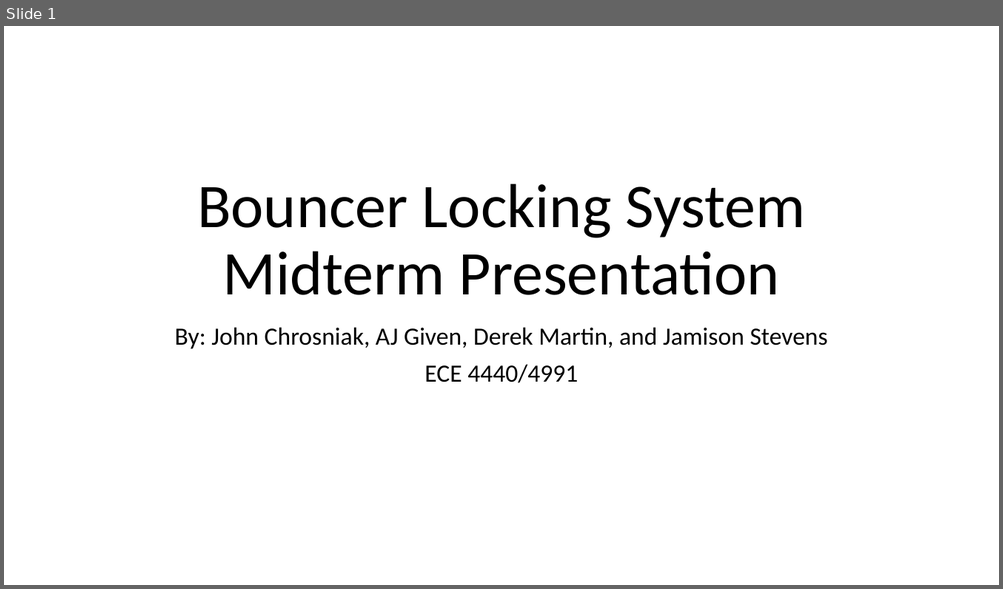
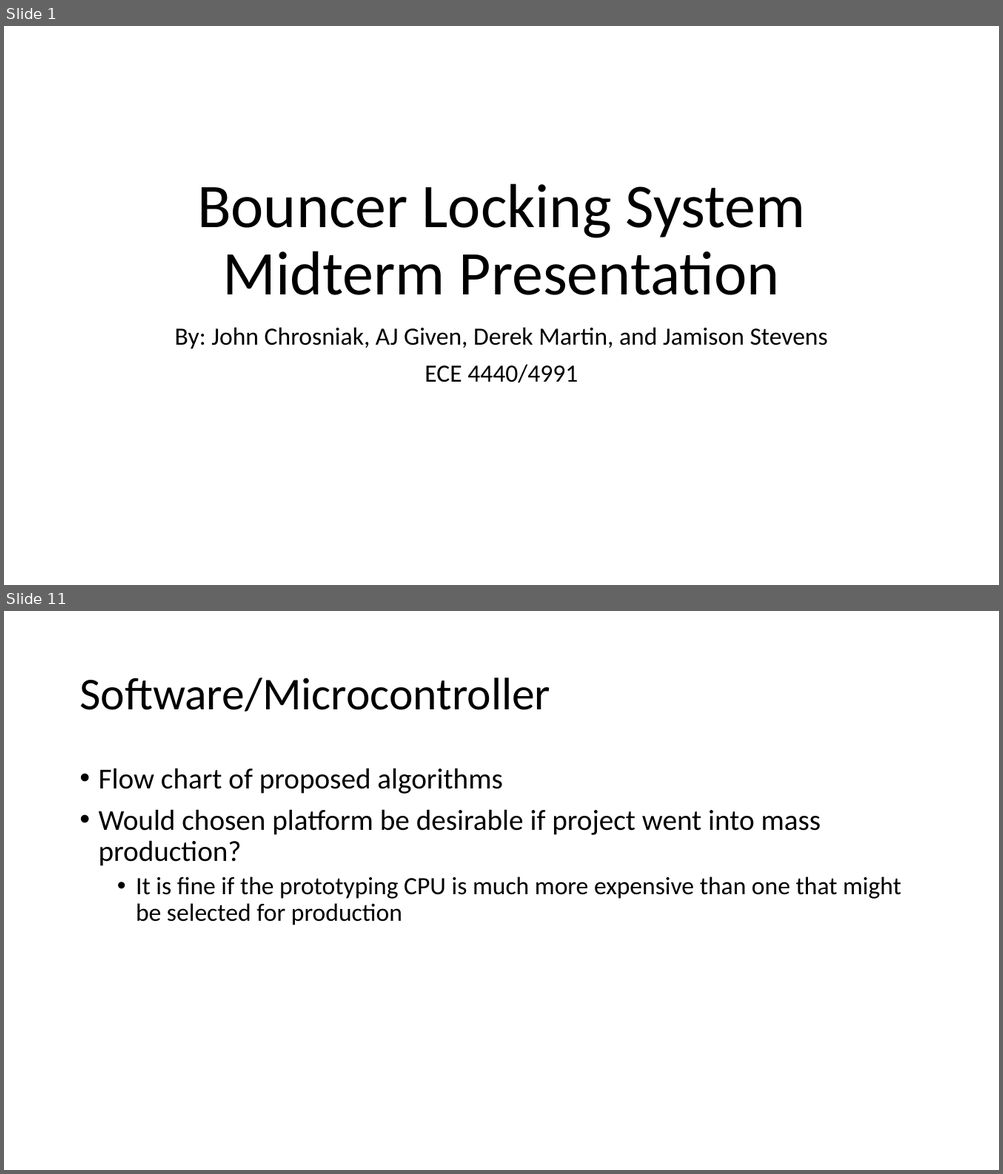
Before and after one commit to You-Underestimate-Our-Powell/Presentations, a slide deck: Bouncer Locking System Midterm Presentation.pptx. Shown one above the other, each under a label of ours: slide 1 before the commit, slides 1 and 11 after it; the slides between them are not shown. The pictures are 1003x589 and 1003x1174 pixels, drawn with LibreOffice and Linux fonts; fonts in the diff are those of the drawing. Boxes give left, top, right and bottom in pixels: in the first picture for what was removed or moved away, otherwise in the second. Text is boxed around its words. In the diff, an @@ line names an element or a change of style, - is before the commit and + after.

```diff
--- a/Bouncer Locking System Midterm Presentation.pptx
+++ b/Bouncer Locking System Midterm Presentation.pptx
@@ slide 11 added at [4,611,999,1170], background #FFFFFF @@
@@ title added at [79,678,550,712], 44 pt, text #000000 @@
+Software/Microcontroller
@@ text added at [99,768,901,925], 28 pt, text #000000 @@
+• Flow chart of proposed algorithms
+• Would chosen platform be desirable if project went into mass production?
+  • It is fine if the prototyping CPU is much more expensive than one that might be selected for production
```
Also in this commit, not shown: 13 other slides added.
